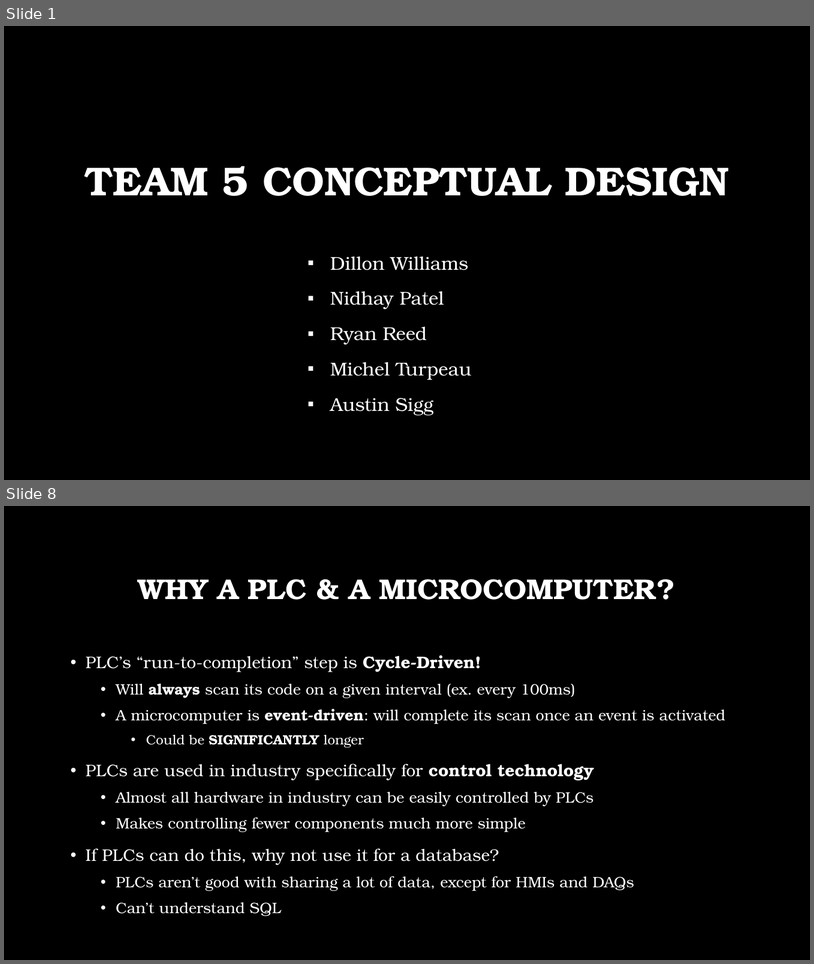
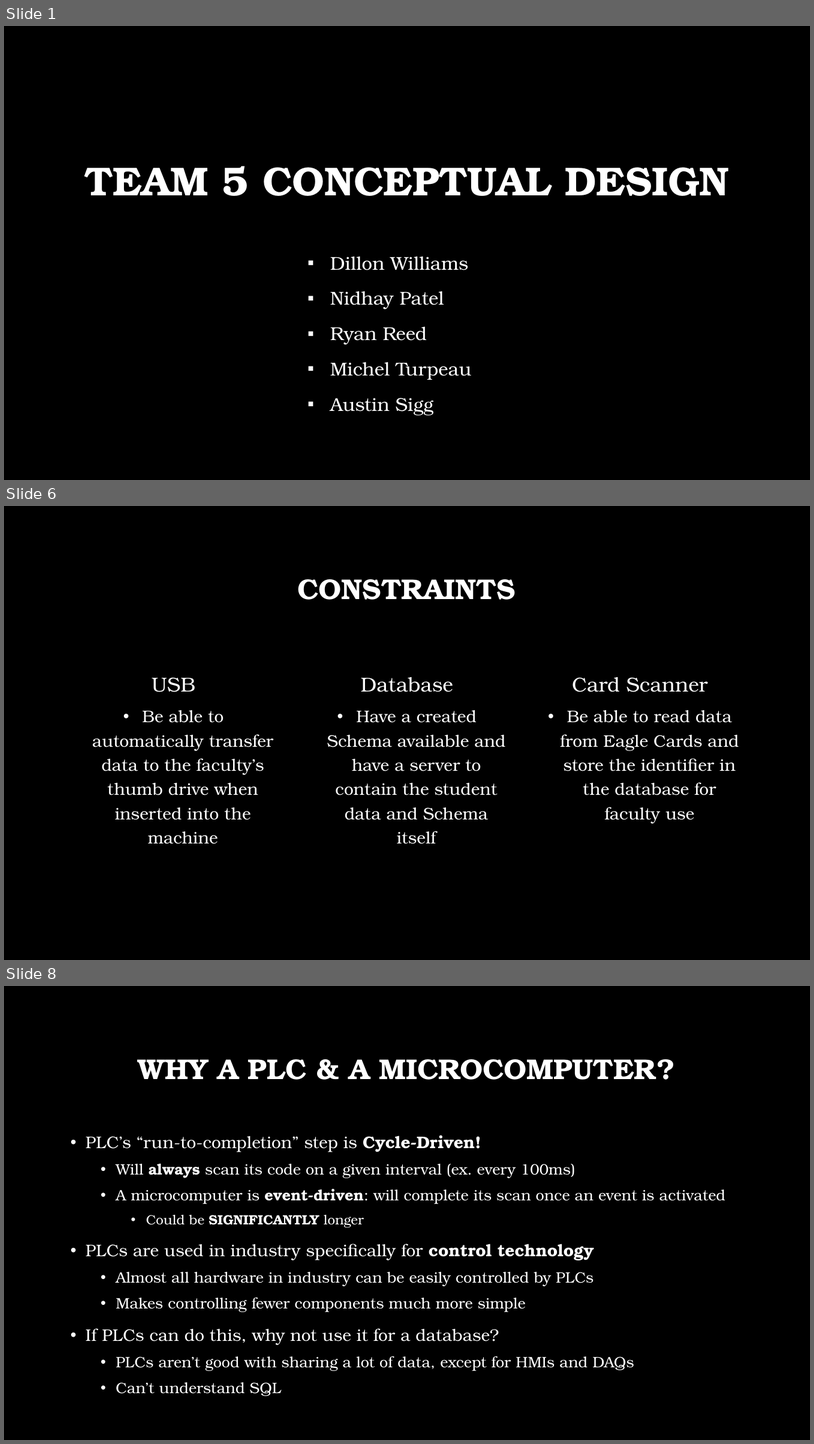
Before and after one commit to DillonSW/Capstone_Team_5, a slide deck: Reports/Conceptual Design.pptx. Shown one above the other, each under a label of ours: slides 1 and 8 before the commit, slides 1, 6 and 8 after it; the slides between them are not shown. The pictures are 814x964 and 814x1444 pixels, drawn with LibreOffice and Linux fonts; fonts in the diff are those of the drawing; background and template pictures are left out. Boxes give left, top, right and bottom in pixels: in the first picture for what was removed or moved away, otherwise in the second. Text is boxed around its words. In the diff, an @@ line names an element or a change of style, - is before the commit and + after.

```diff
--- a/Reports/Conceptual Design.pptx
+++ b/Reports/Conceptual Design.pptx
@@ slide 6 added at (4, 506, 810, 960), background picture (left out) @@
@@ title added at (298, 579, 516, 600), 34 pt, text #FFFFFF, bold @@
+CONSTRAINTS
@@ text added at (152, 677, 195, 692), 24 pt, text #FFFFFF @@
+USB
@@ text added at (361, 677, 453, 692), 24 pt, text #FFFFFF @@
+Database
@@ text added at (572, 677, 708, 692), 24 pt, text #FFFFFF @@
+Card Scanner
@@ text added at (92, 710, 274, 844), 20 pt, text #FFFFFF @@
+• Be able to automatically transfer data to the faculty’s thumb drive when inserted into the machine
@@ text added at (327, 710, 506, 844), 20 pt, text #FFFFFF @@
+• Have a created Schema available and have a server to contain the student data and Schema itself
@@ text added at (560, 710, 739, 823), 20 pt, text #FFFFFF @@
+• Be able to read data from Eagle Cards and store the identifier in the database for faculty use
```
Also in this commit, not shown: 3 slides changed, 1 other slide added, 2 slides removed.
